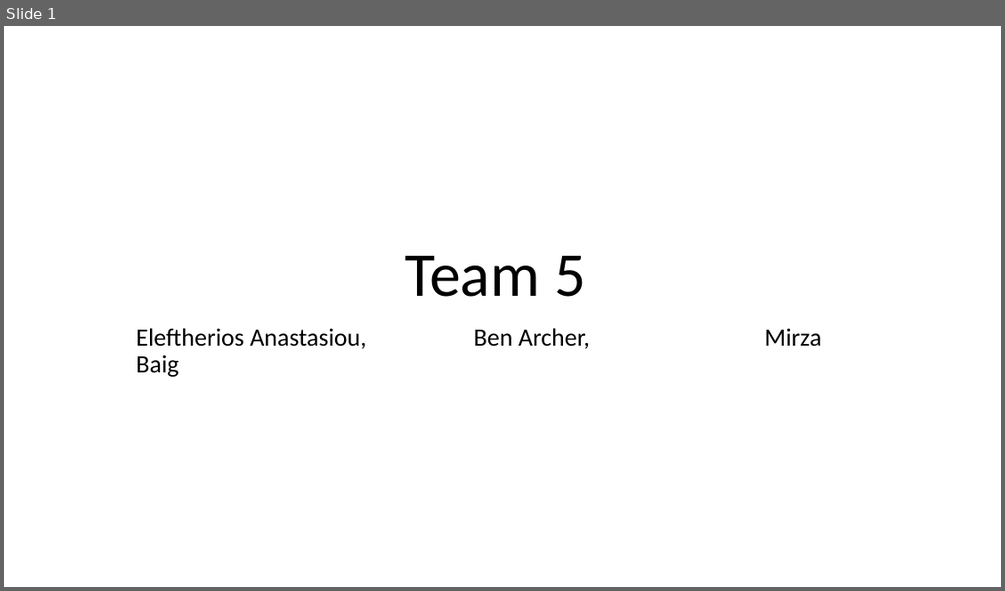
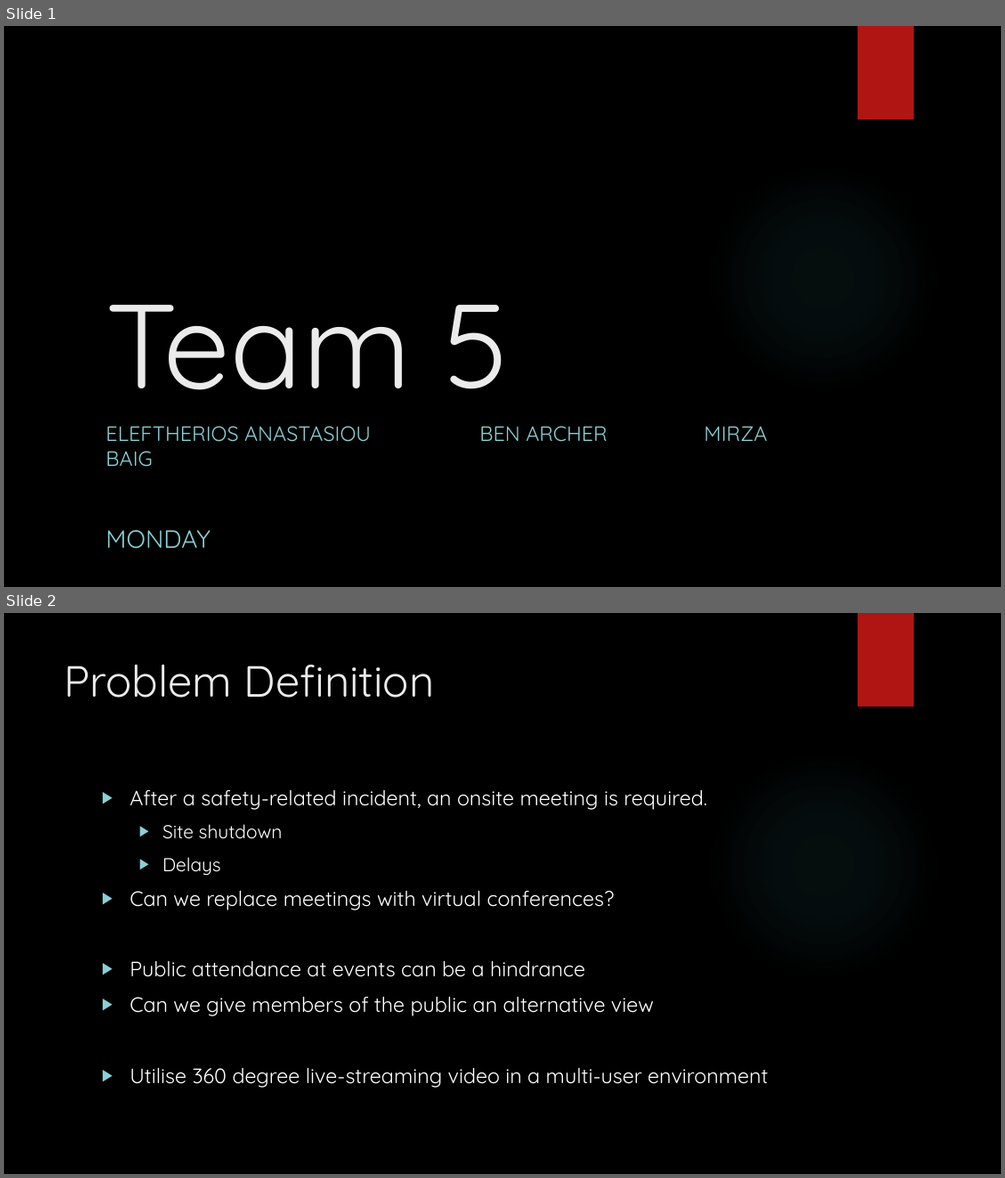
Before and after one commit to Archer-Ben/IndustryProject, a slide deck: Team 5 team project.pptx. Shown one above the other, each under a label of ours: slide 1 before the commit, slides 1 and 2 after it. The pictures are 1005x591 and 1005x1178 pixels, drawn with LibreOffice and Linux fonts; fonts in the diff are those of the drawing; background and template pictures are left out. Boxes give left, top, right and bottom in pixels: in the first picture for what was removed or moved away, otherwise in the second. Text is boxed around its words. In the diff, an @@ line names an element or a change of style, - is before the commit and + after.

```diff
--- a/Team 5 team project.pptx
+++ b/Team 5 team project.pptx
@@ slide 2 added at <box>4,613,1001,1174</box>, background picture (left out); not listed: 2 template elements that a slide beside it also shows @@
@@ title added at <box>65,664,434,698</box>, 42 pt, text #EBEBEB @@
+Problem Definition
@@ text added at <box>129,790,768,1087</box>, 20 pt, text #FFFFFF @@
+▶ After a safety-related incident, an onsite meeting is required.
+  ▶ Site shutdown
+  ▶ Delays
+▶ Can we replace meetings with virtual conferences?
+▶ Public attendance at events can be a hindrance
+▶ Can we give members of the public an alternative view
+▶ Utilise 360 degree live-streaming video in a multi-user environment
@@ slide 1 changed as well @@
@@ background #FFFFFF to picture (left out) @@
@@ rectangle added at <box>858,26,914,119</box>, fill #B01513 @@
@@ title "Team 5": place and size @@
-title "Team 5" at <box>404,256,585,297</box>
+title "Team 5" at <box>105,305,510,390</box>
@@ title "Team 5" at <box>105,305,510,390</box>: size 60 to 115 pt, font Calibri to Quicksand, text colour #000000 to #EBEBEB; alignment centre to left; line spacing 0.9 to 1 @@
@@ ellipse added at <box>708,163,938,394</box>, fill gradient #50B9C1 @@
@@ subtitle at <box>105,426,767,442</box>: text changed; size 24 to 20 pt; font Calibri to Quicksand; text colour #000000 to #8AD0D6 @@
-Eleftherios Anastasiou, Ben Archer, Mirza Baig
+ELEFTHERIOS ANASTASIOU BEN ARCHER MIRZA BAIG
+MONDAY
```
Also in this commit, not shown: 9 other slides added.
